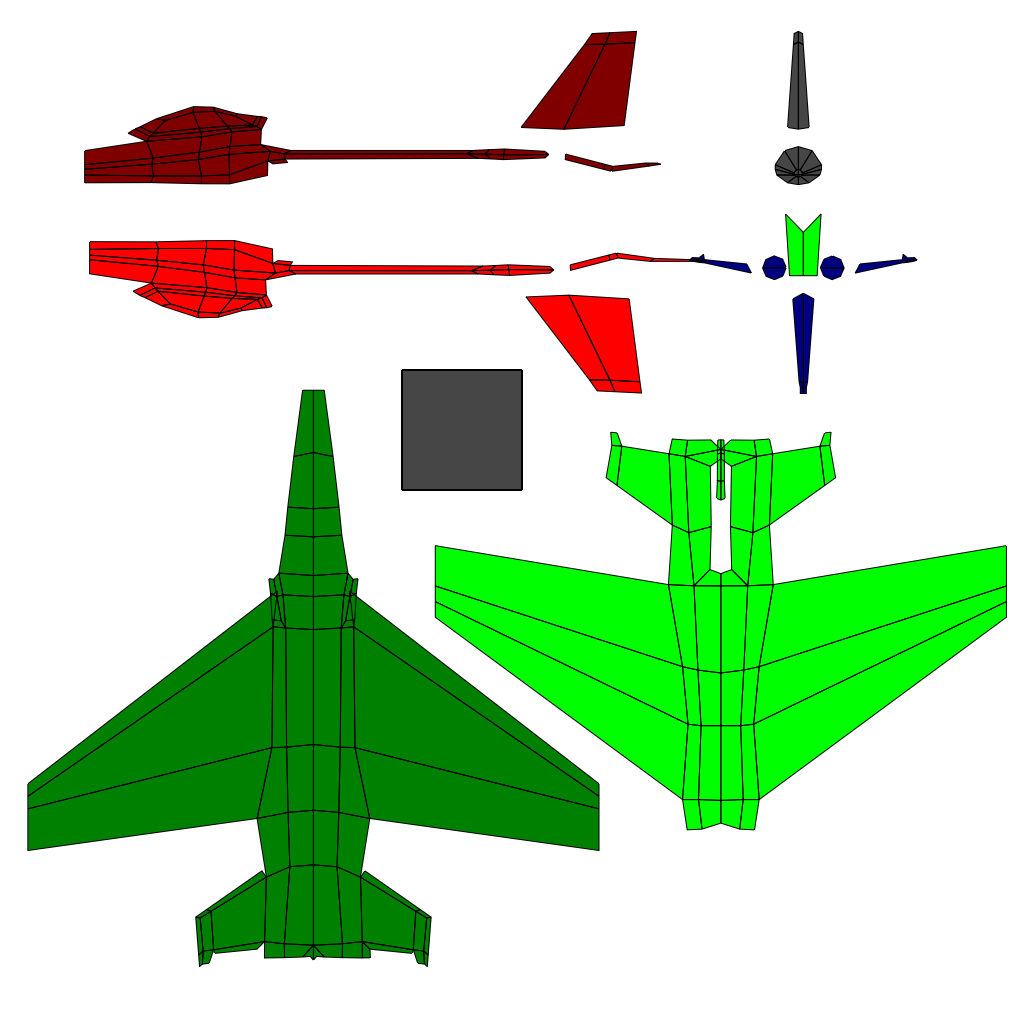
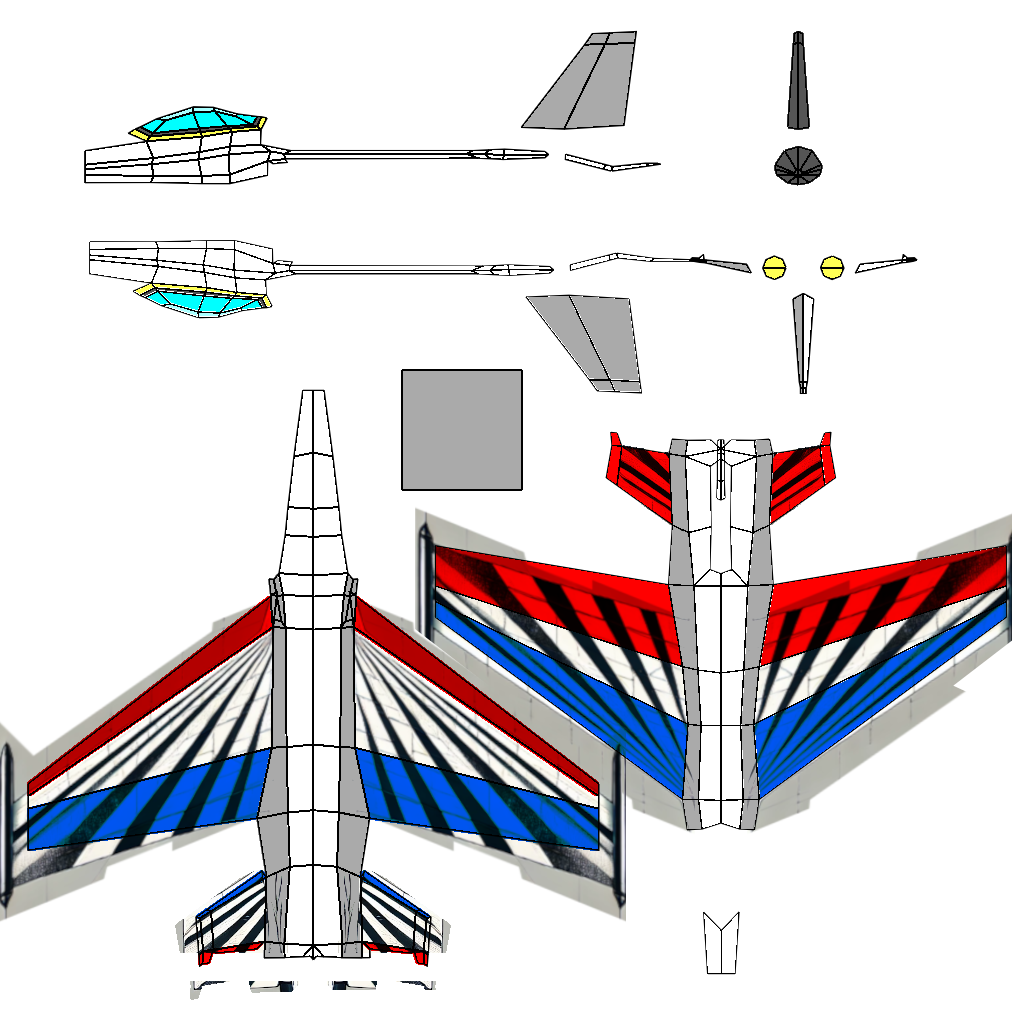
Layer changes from the first 1024x1024 image to the second:
removed layer "Background" over [27,31,1007,967]
added layer "jet_uv_layout.png" above "sides" over [27,31,1007,975]
added layer "sides" above "back" over [86,32,658,392]
added layer "back" above "unassigned" over [707,257,842,393]
added layer "unassigned" above "front" over [403,371,521,489]
added layer "front" above "bottomstripes" over [774,31,823,186]
added layer "bottomstripes" (darken) above "topstripes" over [0,596,626,1000]
added layer "topstripes" (darken) above "bottom" over [415,445,1012,835]
added layer "bottom" above "top" over [27,389,599,966]
added layer "top" over [436,433,1006,973]
